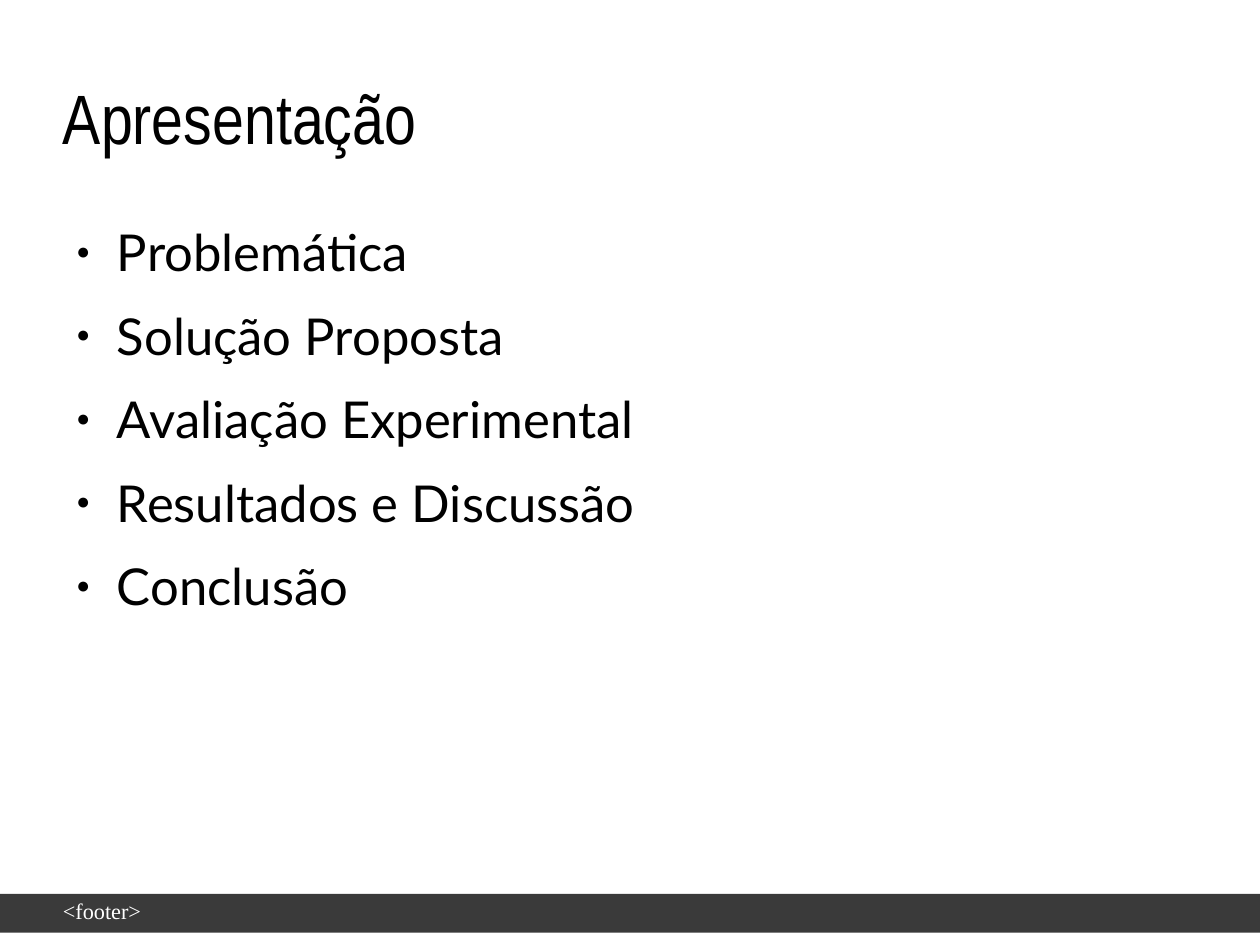
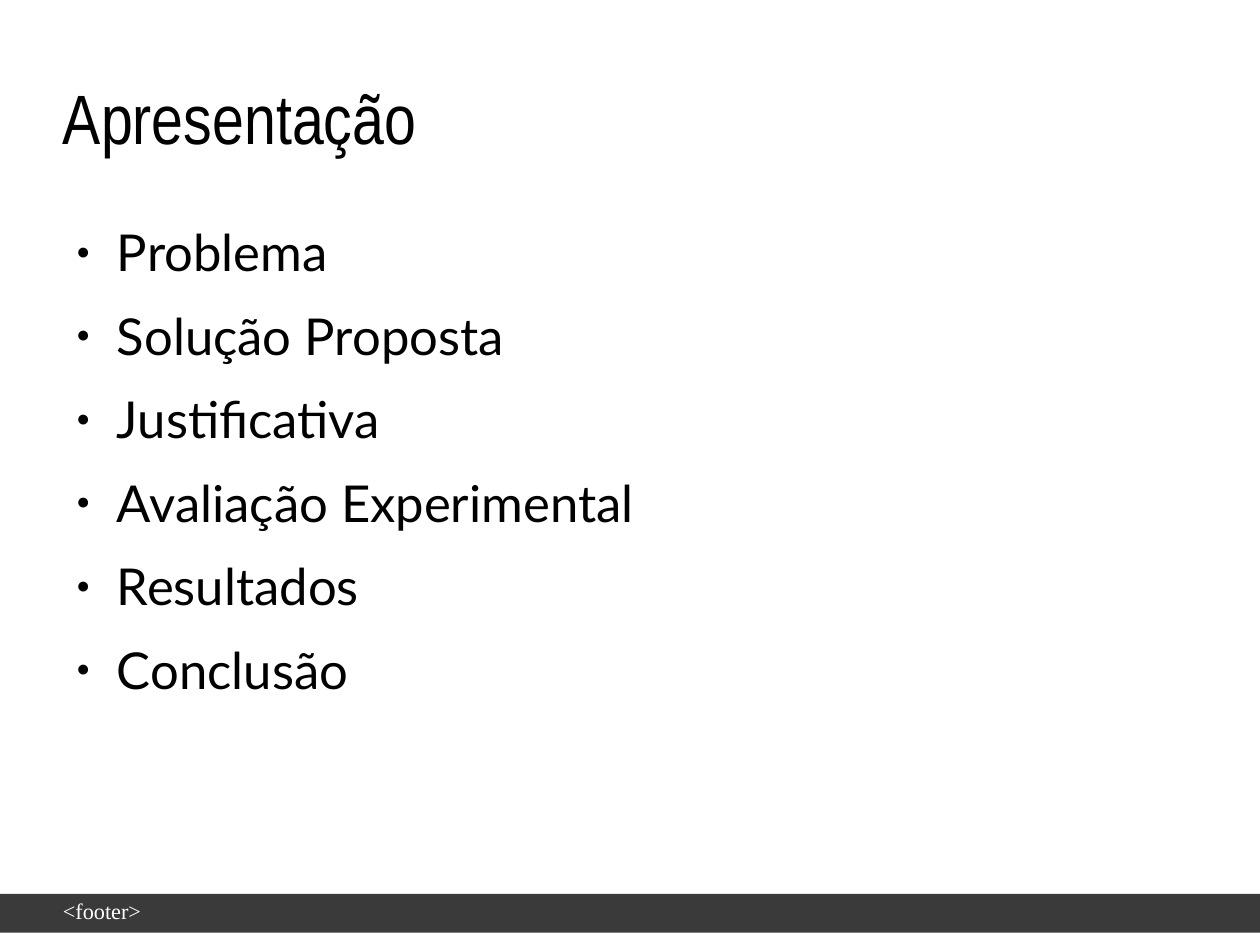
Before and after one commit to enoquesantos/tcc-latex, a slide deck: slide 2 of slide-defesa/Apresentação-EnoqueJoseneas.odp. Drawn at 1260x945 pixels with LibreOffice and Linux fonts; fonts in the diff are those of the drawing; background and template pictures are left out. Boxes give left, top, right and bottom in pixels: in the first picture for what was removed or moved away, otherwise in the second. Text is boxed around its words. In the diff, an @@ line names an element or a change of style, - is before the commit and + after.

```diff
--- a/slide-defesa/Apresentação-EnoqueJoseneas.odp
+++ b/slide-defesa/Apresentação-EnoqueJoseneas.odp
@@ text at box(117, 233, 328, 272): text changed @@
-● Problemática
+● Problema
@@ text at box(117, 400, 380, 439): paragraph added @@
+● Justificativa
@@ text at box(117, 567, 359, 606): text changed @@
-● Resultados e Discussão
+● Resultados
```
Also in this commit, not shown: 7 other slides changed, 2 slides removed.
